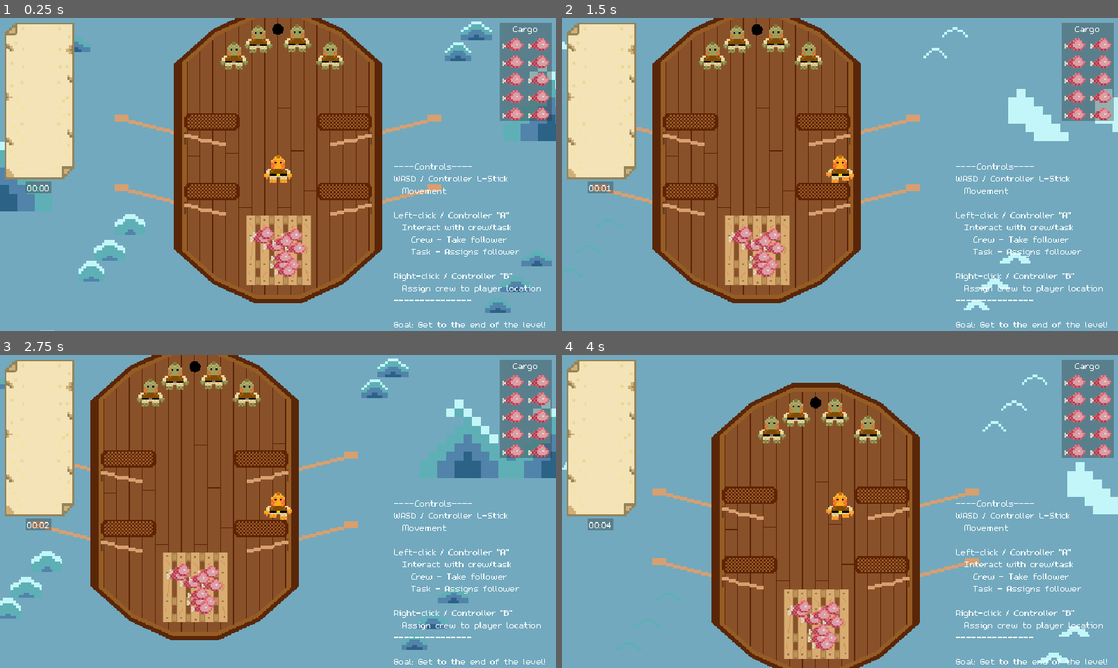
Above: before the commit, frames 1-4 (two rows, left to right).
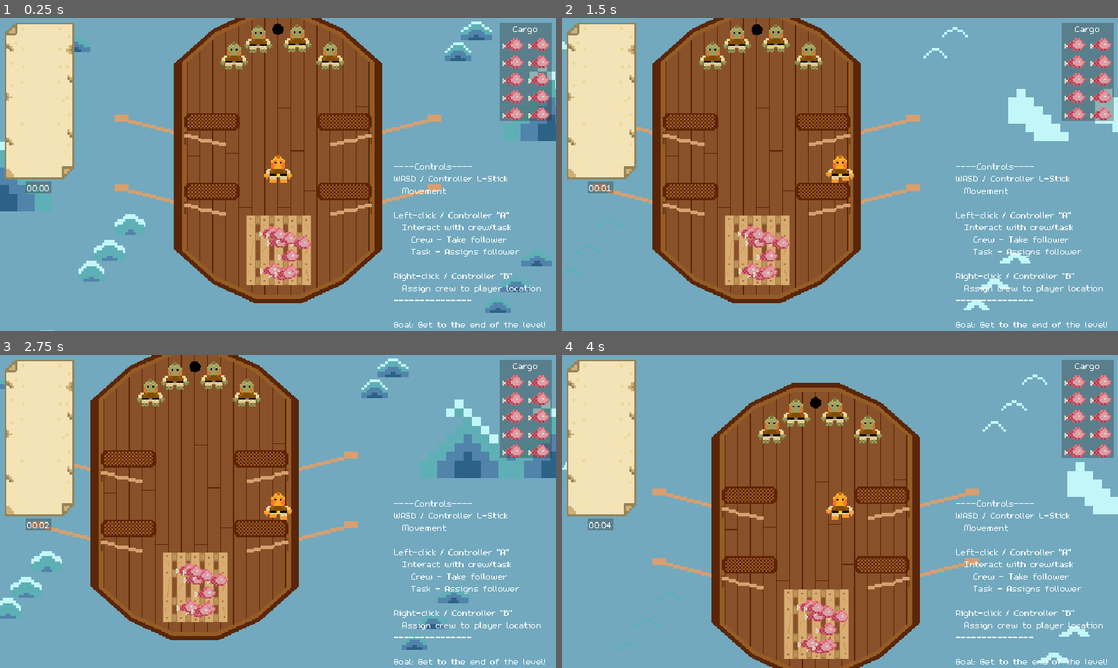
Above: after the commit, the same moments.

Repository: Splashy-Inc/splish-splashisson
Game: Godot game, scene res://Scenes/playground.tscn
Two runs of this game, one before a commit and one after it. Both use one fixed random seed, a clock stepped at 60 frames per second and the inputs below.
Inputs:
- Up to frame 1 (0.25 s): no input
- Up to frame 2 (1.5 s): hold D (right) 0.53-1.28 s; hold I (interact) 0.53-1.28 s; hold S (down) from 1.28 s (still down); tap O (location) at 1.35 s
- Up to frame 3 (2.75 s): release S (down) at 2.03 s; hold D (right) from 2.03 s (still down); hold I (interact) from 2.03 s (still down)
- Up to frame 4 (4 s): release D (right) at 2.78 s; release I (interact) at 2.78 s; hold W (up) 2.78-3.53 s; tap O (location) at 2.85 s; hold A (left) from 3.53 s (still down); hold I (interact) from 3.53 s (still down)

The runs differ from the first frame. In frame 1, 0.9% of the frame differs, in the area x 45-56%, y 66-84%; in frame 2, 0.9%; in frame 3, 0.9%; in frame 4, 0.9%.

Commit message:
Rats can steal cargo items
Will take a cargo item after time period of attacking cargo

Can deposit cargo item at hole to destroy item permanently

If rat killed before it deposits item, item is returned

Need to figure out getting this to actually affect tracked cargo condition. Currently it just affects the actual items on the boat

Diff:
--- a/Scenes/rat.tscn
+++ b/Scenes/rat.tscn
@@ -166,6 +166,9 @@
 script = ExtResource("1_cvs5m")
 interaction_radius = 12
 
+[node name="LootSlot" type="Marker2D" parent="."]
+position = Vector2(0, -4)
+
 [node name="AnimatedSprite2D" type="AnimatedSprite2D" parent="."]
 material = ExtResource("2_onx3l")
 position = Vector2(0, -9)
@@ -179,7 +182,7 @@
 
 [node name="InteractableRange" type="Area2D" parent="."]
 collision_layer = 0
-collision_mask = 32
+collision_mask = 36
 
 [node name="CollisionShape2D" type="CollisionShape2D" parent="InteractableRange"]
 shape = SubResource("CircleShape2D_8fw22")
@@ -189,5 +192,10 @@
 "": SubResource("AnimationLibrary_ndqge")
 }
 
+[node name="CargoStealTimer" type="Timer" parent="."]
+wait_time = 3.0
+one_shot = true
+
 [connection signal="body_entered" from="InteractableRange" to="." method="_on_interactable_range_body_entered"]
 [connection signal="body_exited" from="InteractableRange" to="." method="_on_interactable_range_body_exited"]
+[connection signal="timeout" from="CargoStealTimer" to="." method="_on_cargo_steal_timer_timeout"]
--- a/Scripts/cargo.gd
+++ b/Scripts/cargo.gd
@@ -37,10 +37,9 @@
 				var spawn_origin = $StackArea/CollisionShape2D.global_position
 				var spawn_radius = $StackArea/CollisionShape2D.shape.radius
 				for i in num_items:
-					var spawn_point = spawn_origin + Vector2(randi_range(-spawn_radius, spawn_radius), randi_range(-spawn_radius, spawn_radius))
-					while spawn_point.distance_to(spawn_origin) > spawn_radius * .9:
-						spawn_point = spawn_origin + Vector2(randi_range(-spawn_radius, spawn_radius), randi_range(-spawn_radius, spawn_radius))
+					var spawn_point = _get_item_spawn_point(spawn_origin, spawn_radius)
 					var new_cargo = meat_scene.instantiate()
+					new_cargo.initialize(self)
 					if item_health <= 0:
 						item_health = new_cargo.health
 						max_condition = num_items * item_health
@@ -91,7 +90,7 @@
 
 func _update_condition(change: int):
 	if change < 0 and condition % item_health > 0 and condition % item_health <= abs(change):
-		$Items.get_children().front().queue_free()
+		$Items.get_children().front().die()
 	condition = clamp(condition + change, 0, max_condition)
 	Globals.update_cargo_condition(condition, max_condition)
 
@@ -101,3 +100,18 @@
 func _on_level_completed():
 	level_complete = true
 	$DamageTickTimer.stop()
+
+func remove_item():
+	var item = $Items.get_children().front()
+	return item
+
+func add_item(item: CargoItem):
+	if item:
+		item.reparent($Items, false)
+		item.global_position = _get_item_spawn_point($StackArea/CollisionShape2D.global_position, $StackArea/CollisionShape2D.shape.radius)
+
+func _get_item_spawn_point(spawn_origin, spawn_radius):
+	var spawn_point = spawn_origin + Vector2(randi_range(-spawn_radius, spawn_radius), randi_range(-spawn_radius, spawn_radius))
+	while spawn_point.distance_to(spawn_origin) > spawn_radius * .9:
+		spawn_point = spawn_origin + Vector2(randi_range(-spawn_radius, spawn_radius), randi_range(-spawn_radius, spawn_radius))
+	return spawn_point
--- a/Scripts/cargo_item.gd
+++ b/Scripts/cargo_item.gd
@@ -3,6 +3,7 @@
 class_name CargoItem
 
 @export var health: int
+var host_cargo: Cargo
 
 signal died
 
@@ -14,9 +15,18 @@
 func _process(delta: float) -> void:
 	pass
 
+func initialize(cargo: Cargo):
+	host_cargo = cargo
+
 func die():
 	died.emit()
 	queue_free()
 
 func get_sprite_texture():
 	return $Sprite2D.texture
+
+func return_to_cargo():
+	if host_cargo:
+		host_cargo.add_item(self)
+	else:
+		print("No cargo to return to, make sure this was initialized properly: ", self)
--- a/Scripts/rat.gd
+++ b/Scripts/rat.gd
@@ -15,7 +15,7 @@
 
 var state = State.IDLE
 
-var target: Cargo
+var target: Node2D
 @export var hole: StaticBody2D
 @export var interaction_radius: int
 var is_selected = false
@@ -62,17 +62,21 @@
 
 func _on_interactable_range_body_entered(body: Node2D) -> void:
 	if body == target and state != State.DEAD:
-		target.add_threat(self)
-		_set_state(State.ATTACKING)
+		if target is Cargo:
+			$CargoStealTimer.start()
+			_set_state(State.ATTACKING)
+		if target == hole:
+			_deposit_loot()
 
 func _on_interactable_range_body_exited(body: Node2D) -> void:
 	if body == target and state != State.DEAD:
-		target.remove_threat(self)
+		$CargoStealTimer.stop()
 		_set_state(State.IDLE)
 
 func die():
-	if target:
-		target.remove_threat(self)
+	for item in $LootSlot.get_children():
+		if item is CargoItem:
+			item.return_to_cargo()
 	_set_state(State.DEAD)
 
 func _die():
@@ -93,3 +97,17 @@
 	if state != State.DEAD:
 		return true
 	return false
+
+func _on_cargo_steal_timer_timeout() -> void:
+	if target is Cargo:
+		var new_loot = target.remove_item()
+		new_loot.reparent($LootSlot, false)
+		new_loot.position = Vector2.ZERO
+		target = hole
+		_set_state(State.IDLE)
+
+func _deposit_loot():
+	for loot in $LootSlot.get_children():
+		if loot is CargoItem:
+			loot.die()
+	target_closest_cargo()
--- a/Scripts/rat_hole.gd
+++ b/Scripts/rat_hole.gd
@@ -5,6 +5,7 @@
 func _spawn_rat():
 	var new_rat = rat_scene.instantiate()
 	new_rat.died.connect(_on_rat_died.bind(new_rat))
+	new_rat.hole = self
 	add_child(new_rat)
 	$SpawnTimer.stop()
 
